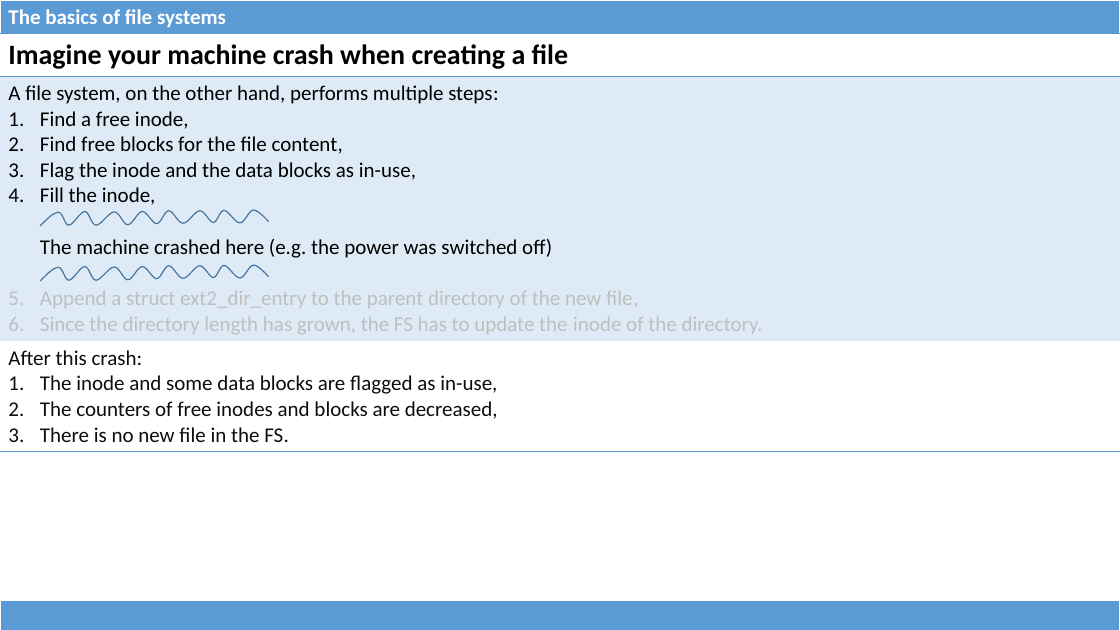
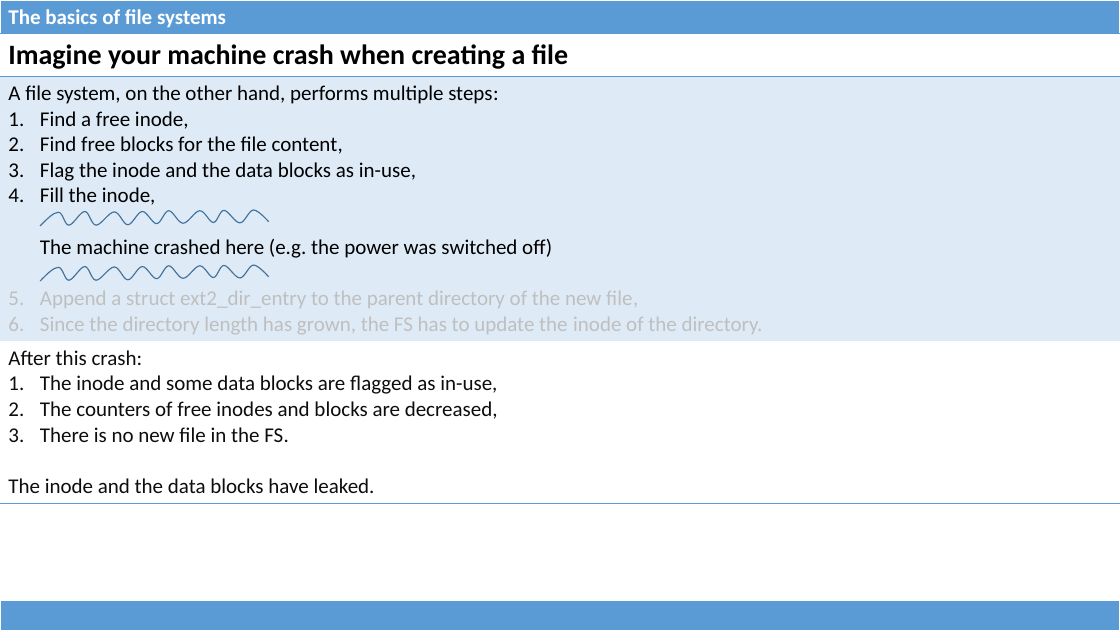
Before and after one commit to dominiquelefevre/filesystems-101-jb, a slide deck: slide 12 of talks/src/class04.pptx. Drawn at 1120x630 pixels with LibreOffice and Linux fonts; fonts in the diff are those of the drawing. Boxes give left, top, right and bottom in pixels: in the first picture for what was removed or moved away, otherwise in the second. Text is boxed around its words. In the diff, an @@ line names an element or a change of style, - is before the commit and + after.

```diff
--- a/talks/src/class04.pptx
+++ b/talks/src/class04.pptx
@@ table at box(0, 34, 1120, 497) @@
-row 3, column 1: After this crash: / The inode and some data blocks are flagged as in-use, / The counters of free inodes and blocks are decreased, / There is no new file in the FS.
+row 3, column 1: After this crash: / The inode and some data blocks are flagged as in-use, / The counters of free inodes and blocks are decreased, / There is no new file in the FS. / The inode and the data blocks have leaked.
```
Also in this commit, not shown: 3 other slides changed, 1 slide added, 1 other file.
